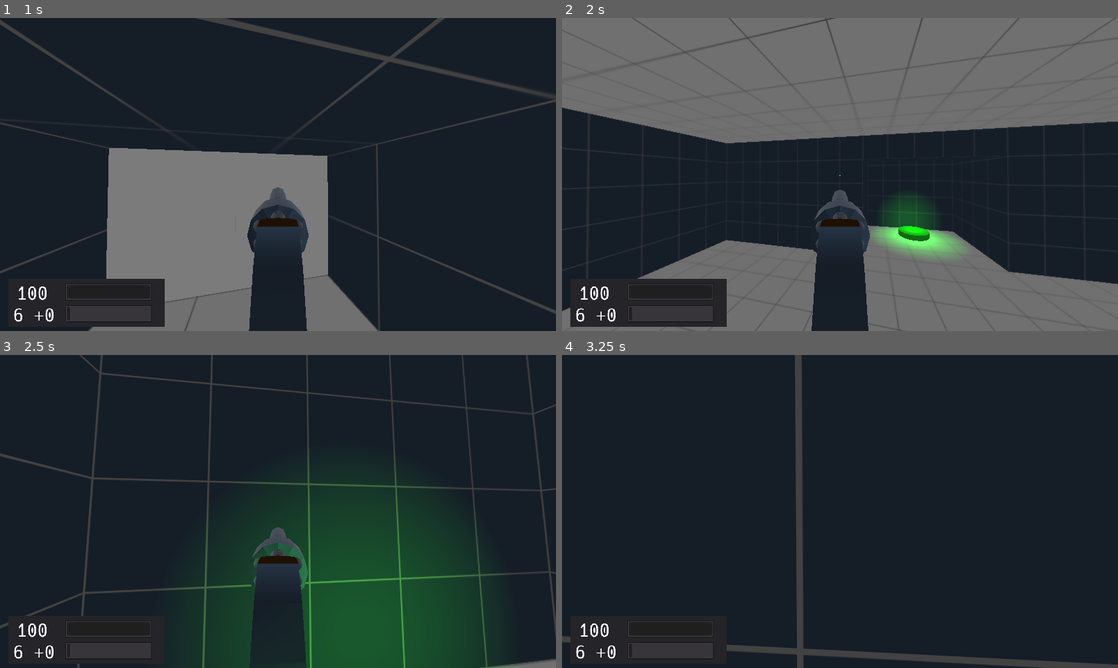
Above: before the commit, frames 1-4 (two rows, left to right).
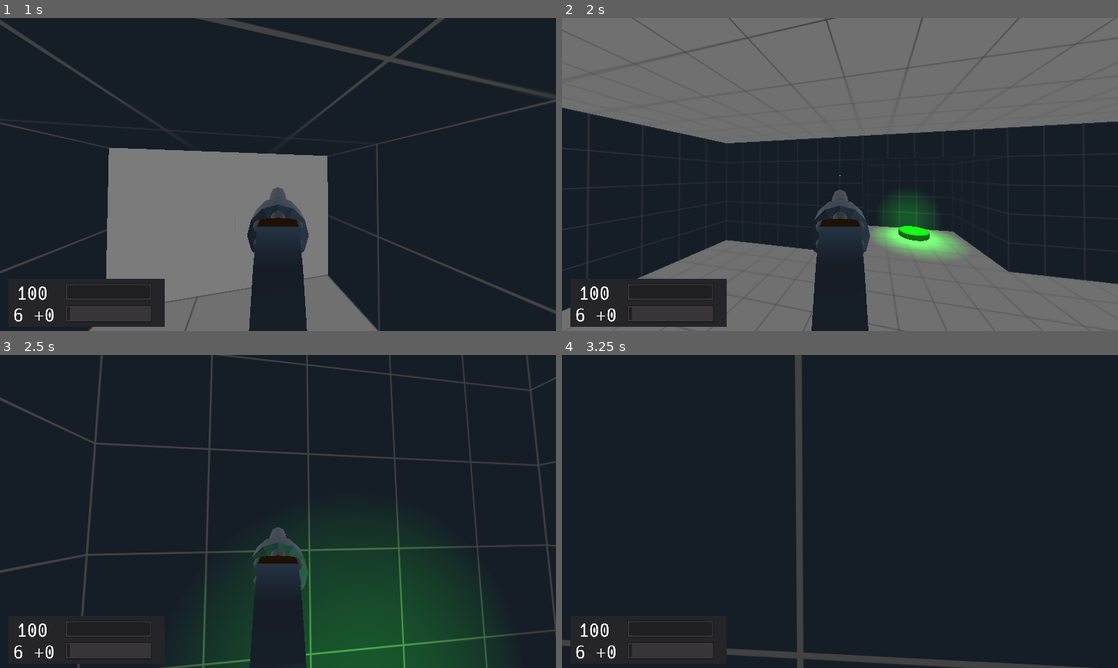
Above: after the commit, the same moments.

Repository: duckinator/keress
Game: Godot game, scene res://levels/Level_002.tscn
Same seed, same stepped clock (60 frames per second), same inputs: the game is played once before the commit and once after it. This scene is started directly instead of the project's main scene.
Inputs (mouse positions are in pixels of both pictures, inside the frame that each line leads up to):
- Up to frame 1 (1 s): tap Enter (ui_accept) at 0.5 s; move the mouse to (305, 174) at 0.52 s; press the mouse at (305, 174) at 0.53 s; hold W (movement_forward) from 0.53 s (still down); tap Space (movement_jump) at 0.77 s
- Up to frame 2 (2 s): keep holding W (movement_forward); move the mouse to (812, 174) at 1.27 s; release the mouse at (812, 174) at 1.28 s; right-click (812, 174) at 1.35 s; tap Space (movement_jump) at 1.52 s
- Up to frame 3 (2.5 s): keep holding W (movement_forward); move the mouse to (289, 505) at 2.02 s; tap Shift (movement_crouch) at 2.1 s
- Up to frame 4 (3.25 s): keep holding W (movement_forward); move the mouse to (834, 517) at 2.77 s; tap Tab (quick_switch_item) at 2.85 s; tap Space (movement_jump) at 3.02 s

Frame 1 is identical in both runs. In frame 2, less than 0.1% of the frame differs, in the area x 60-67%, y 66-70%; in frame 3, 4.2%, in the area x 0-100%, y 0-100%; in frame 4, 1.6%.

Commit message:
Tweak bounce pad collisionshape size

Diff:
--- a/src/environment/bounce_pad/BouncePad.tscn
+++ b/src/environment/bounce_pad/BouncePad.tscn
@@ -11,7 +11,7 @@
 albedo_color = Color( 0.180392, 0.85098, 0.180392, 1 )
 
 [sub_resource type="CylinderShape" id=3]
-radius = 4.0
+radius = 6.0
 
 [node name="BouncePad" type="RigidBody"]
 transform = Transform( 1, 0, 0, 0, 1, 0, 0, 0, 1, 0, 0.5, 0 )
@@ -33,7 +33,8 @@
 shape = SubResource( 3 )
 
 [node name="OmniLight" type="OmniLight" parent="."]
-transform = Transform( 1, 0, 0, 0, 1, 0, 0, 0, 1, 0, 1, 0 )
+transform = Transform( 1, 0, 0, 0, 1, 0, 0, 0, 1, 0, 1.5, 0 )
 light_color = Color( 0.180392, 0.85098, 0.180392, 1 )
 light_energy = 5.0
 omni_range = 10.0
+omni_shadow_detail = 0
